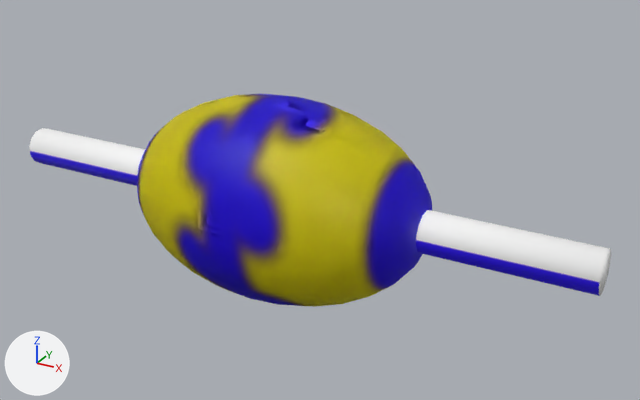
Before and after pictures for a commit that changed the FBX model NiGHTS Open Dreams/Assets/Prefabs/MESH/HalfRing/Rod.fbx.
One viewpoint serves both versions: a 50 mm lens placed at (2.08, -3.37, 3.94), pointed at (0.17, 0.09, 2.21). Arrows for +X, +Y and +Z are at lower left; the lights stay in place. Where no turn or scale is listed for an object, it has been applied to the vertices.
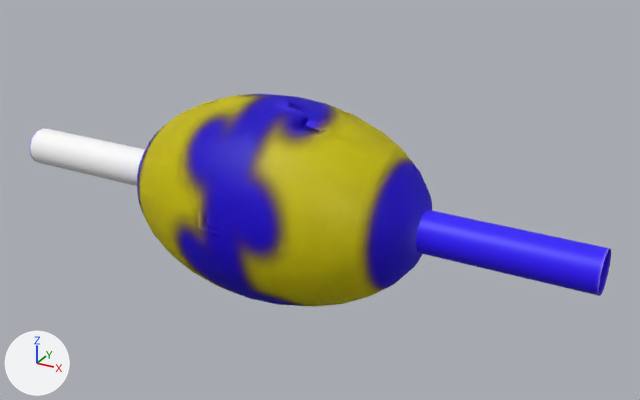
Where the change shows, as pixel boxes [x1, y1, x2, y2] in the pictures (640 x 400 px):
part 1 of me_cylinder, deleted: before [599, 249, 611, 295]
part 2 of me_cylinder, surface changed (white to blue): [29, 128, 610, 296] in both
'Sphere.003', unchanged, uncovered by the edit: after [137, 94, 432, 307]
'Sphere.001', unchanged, covered by the edit: before [137, 94, 432, 307]

What changed in the scene script:
```text
Change me_cylinder:
    used by ob_cylinder; location = (0.0, 0.0, 2.219)
    verts and faces of me_cylinder; kept vertices keep their numbers, new ones are numbered from 26
    before: 1 (1.55, 0.1, 0.0) at pixel (610, 262), 3 (1.55, 0.09, -0.05) at pixel (608, 273), 5 (1.55, 0.06, -0.08) at pixel (605, 283), 7 (1.55, 0.01, -0.1) at pixel (602, 292), 9 (1.55, -0.04, -0.09) at pixel (600, 296)
    before: 11 (1.55, -0.07, -0.07) at pixel (598, 294), 13 (1.55, -0.1, -0.02) at pixel (598, 287), 15 (1.55, -0.1, 0.02) at pixel (600, 277), 17 (1.55, -0.07, 0.07) at pixel (602, 265), 19 (1.55, -0.04, 0.09) at pixel (606, 255)
    before: 21 (1.55, 0.01, 0.1) at pixel (608, 249), 23 (1.55, 0.06, 0.08) at pixel (610, 248), 25 (1.55, 0.09, 0.05) at pixel (611, 253)
    remove me_cylinder.from_pydata(...)  # 26 vertices, 15 faces; spans x -1.55..1.55, y -0.1..0.1, z -0.1..0.1
    add me_cylinder.from_pydata(...)  # 26 vertices, 13 faces; spans x -1.55..1.55, y -0.1..0.1, z -0.1..0.1
    me_cylinder part 1
    add delete_faces([(1, 25, 23, 21, 19, 17, 15, 13, 11, 9, 7, 5, 3)])
    me_cylinder part 2: 13 kept faces spanning x -1.55..1.55, y -0.1..0.1, z -0.1..0.1 get new texture (UV) coordinates
```
